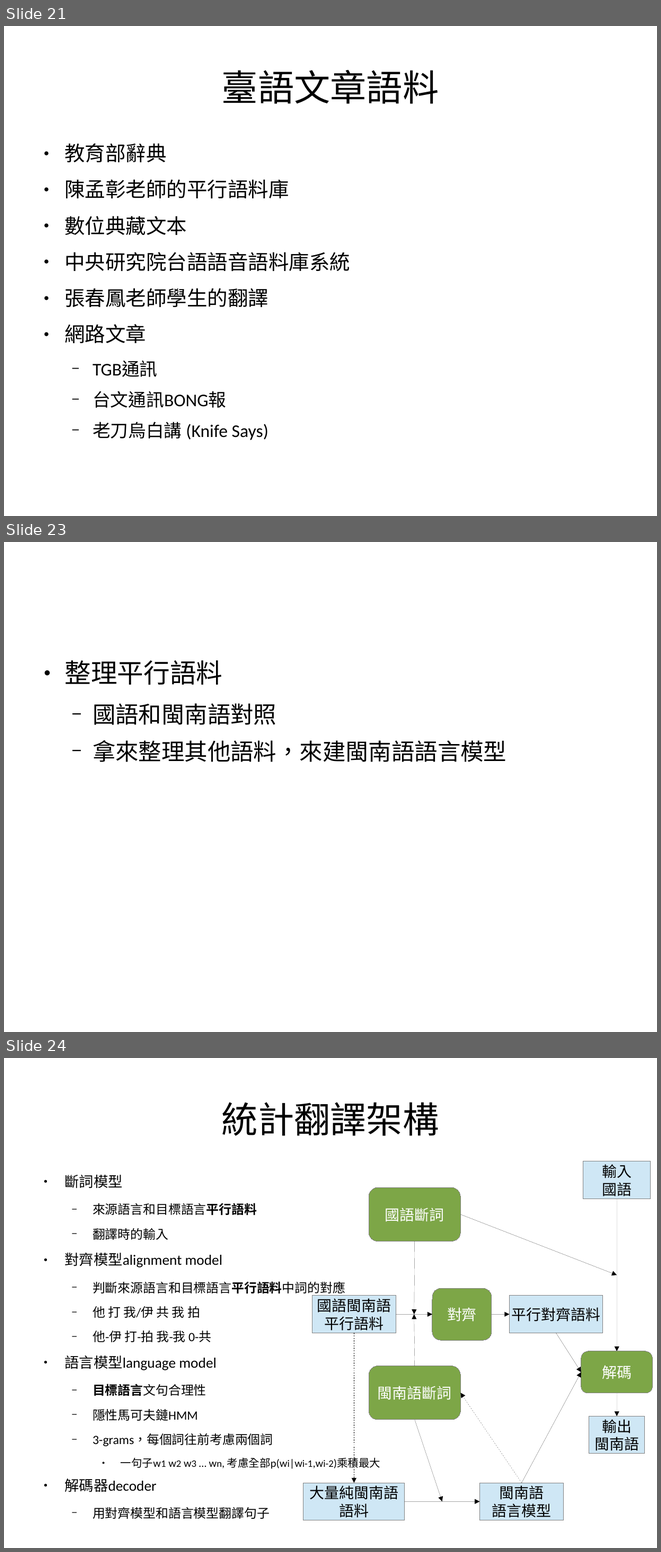
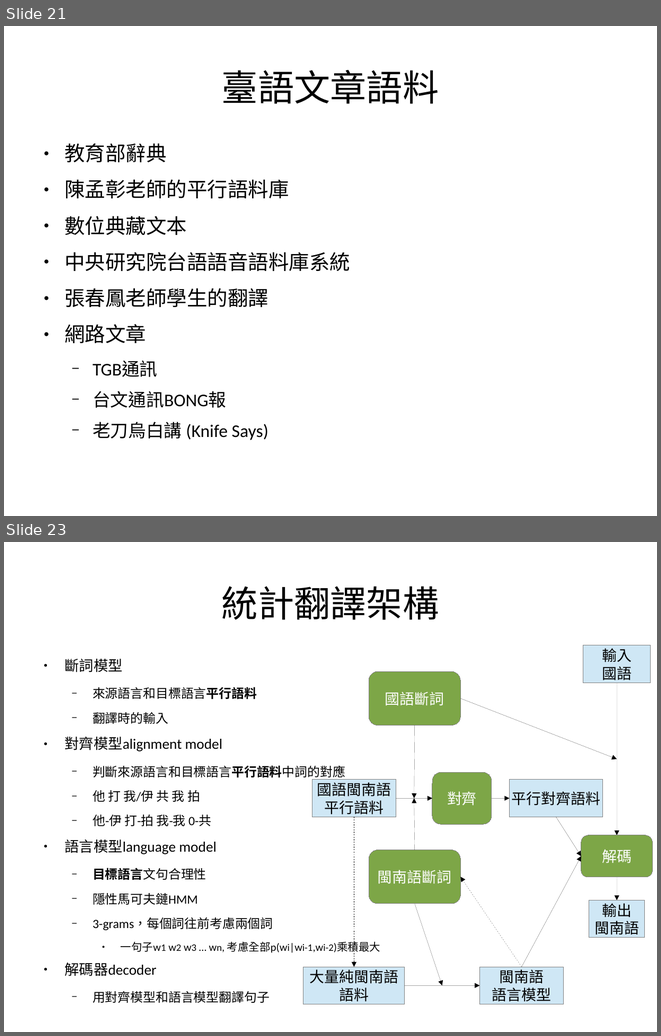
Before and after one commit to sih4sing5hong5/po3-ko3_tau5-iann2-phinn3, a slide deck: 翻譯報告.odp. Shown one above the other, each under a label of ours: slides 21, 23 and 24 before the commit, slides 21 and 23 after it; the slides between them are not shown. The pictures are 661x1552 and 661x1036 pixels, drawn with LibreOffice and Linux fonts; fonts in the diff are those of the drawing. Boxes give left, top, right and bottom in pixels: in the first picture for what was removed or moved away, otherwise in the second. Text is boxed around its words. In the diff, an @@ line names an element or a change of style, - is before the commit and + after.

```diff
--- a/翻譯報告.odp
+++ b/翻譯報告.odp
@@ slide 23 removed at (4,542,657,1032), background #FFFFFF @@
@@ text removed at (64,660,506,762) @@
-● 整理平行語料
-  − 國語和閩南語對照
-  − 拿來整理其他語料，來建閩南語語言模型
@@ what was slide 24 is now slide 23 @@
```
Also in this commit, not shown: 2 slides changed, 3 slides added, 1 other slide removed.
